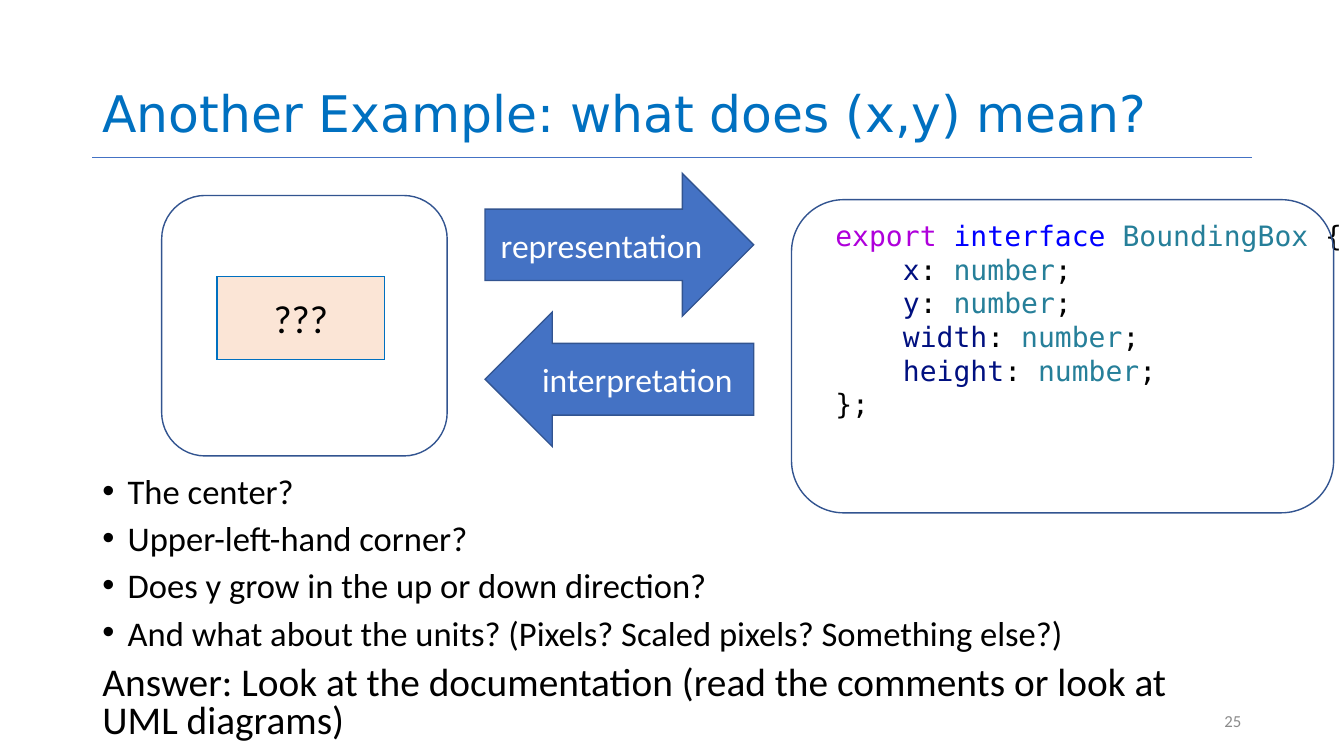
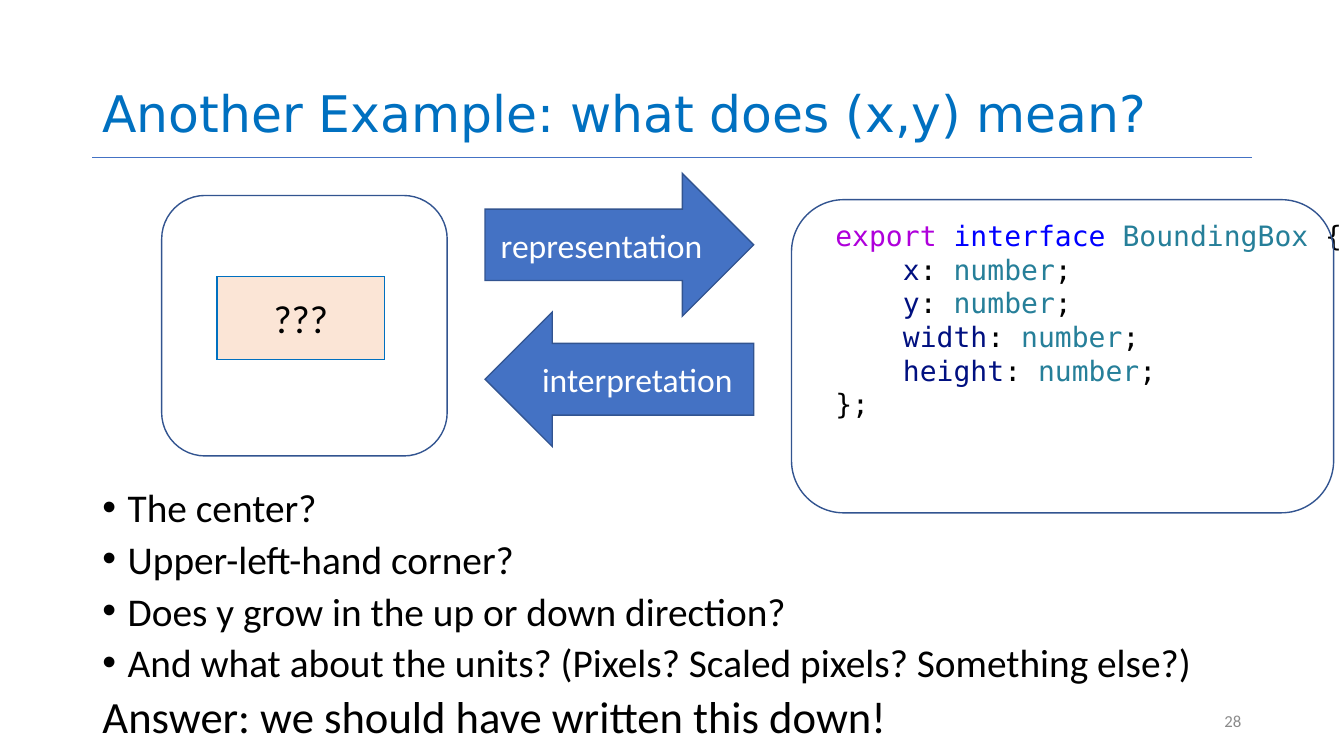
Before and after one commit to neu-se/CS4530-Spring-2026, a slide deck: slide 28 of Slides/Module 08 Code Level Design.pptx (slide 25 before the commit). Drawn at 1344x756 pixels with LibreOffice and Linux fonts; fonts in the diff are those of the drawing. Boxes give left, top, right and bottom in pixels: in the first picture for what was removed or moved away, otherwise in the second. Text is boxed around its words. In the diff, an @@ line names an element or a change of style, - is before the commit and + after.

```diff
--- a/Slides/Module 08 Code Level Design.pptx
+++ b/Slides/Module 08 Code Level Design.pptx
@@ text at (128, 494, 1191, 684): size 24.8 to 28.1 pt in "The center?", "Upper-left-hand corner?", "Does y grow in the up or ...", "And what about the units? (Pixels? Scaled ..." @@
@@ text at (102, 702, 886, 734): text changed; size 28.1 to 31.9 pt @@
-Answer: Look at the documentation (read the comments or look at UML diagrams)
+Answer: we should have written this down!
@@ page number at (1224, 715, 1241, 727): text changed @@
-25
+28
```
Also in this commit, not shown: 14 other slides changed, 3 slides added, 1 other file.
